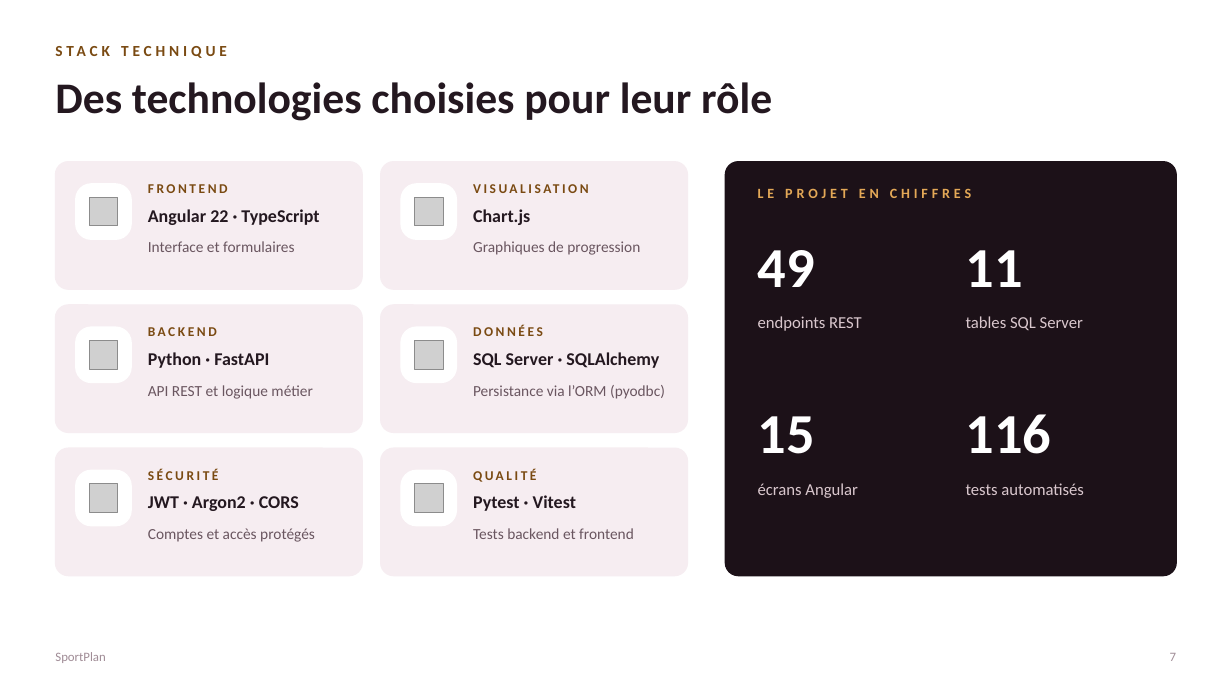
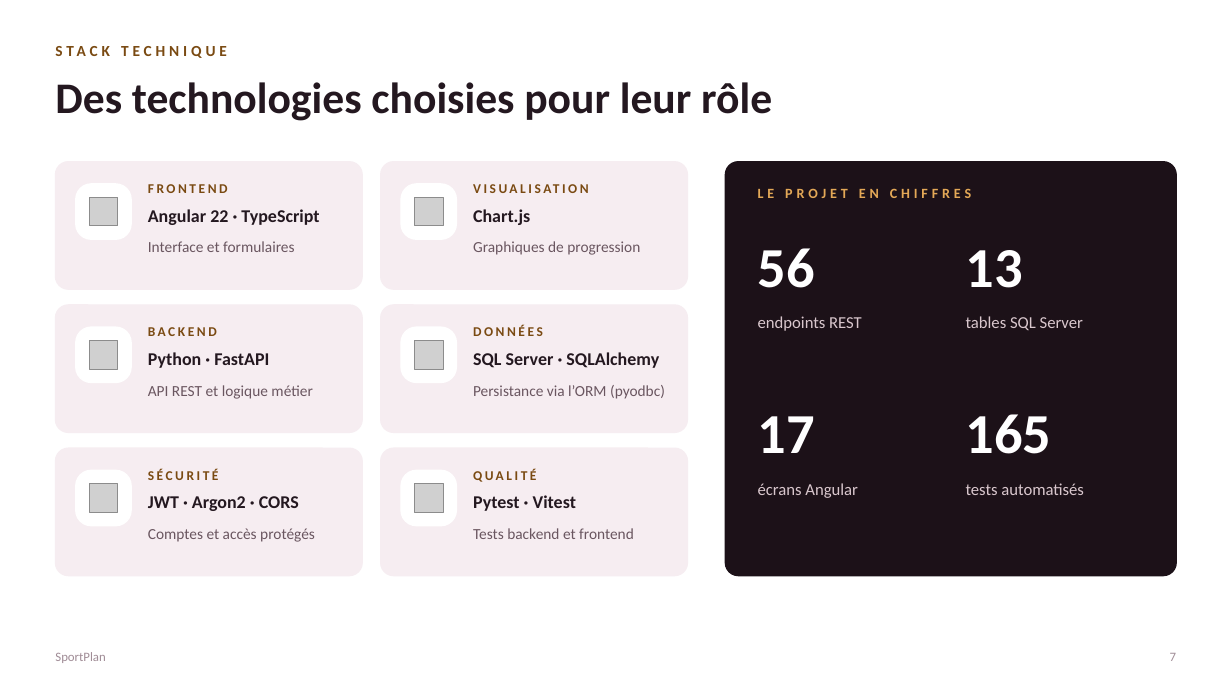
Before and after one commit to loicvdb98-sys/projet-fin-de-session-, a slide deck: slide 7 of docs/SportPlan_Presentation_Jury.pptx. Drawn at 1232x693 pixels with LibreOffice and Linux fonts; fonts in the diff are those of the drawing; grey boxes stand for pictures. Boxes give left, top, right and bottom in pixels: in the first picture for what was removed or moved away, otherwise in the second. Text is boxed around its words. In the diff, an @@ line names an element or a change of style, - is before the commit and + after.

```diff
--- a/docs/SportPlan_Presentation_Jury.pptx
+++ b/docs/SportPlan_Presentation_Jury.pptx
@@ text at box(758, 248, 815, 288): text changed @@
-49
+56
@@ text at box(966, 250, 1023, 288): text changed @@
-11
+13
@@ text at box(758, 416, 815, 453): text changed @@
-15
+17
@@ text at box(966, 414, 1052, 454): text changed @@
-116
+165
```
Also in this commit, not shown: 3 other slides changed.
